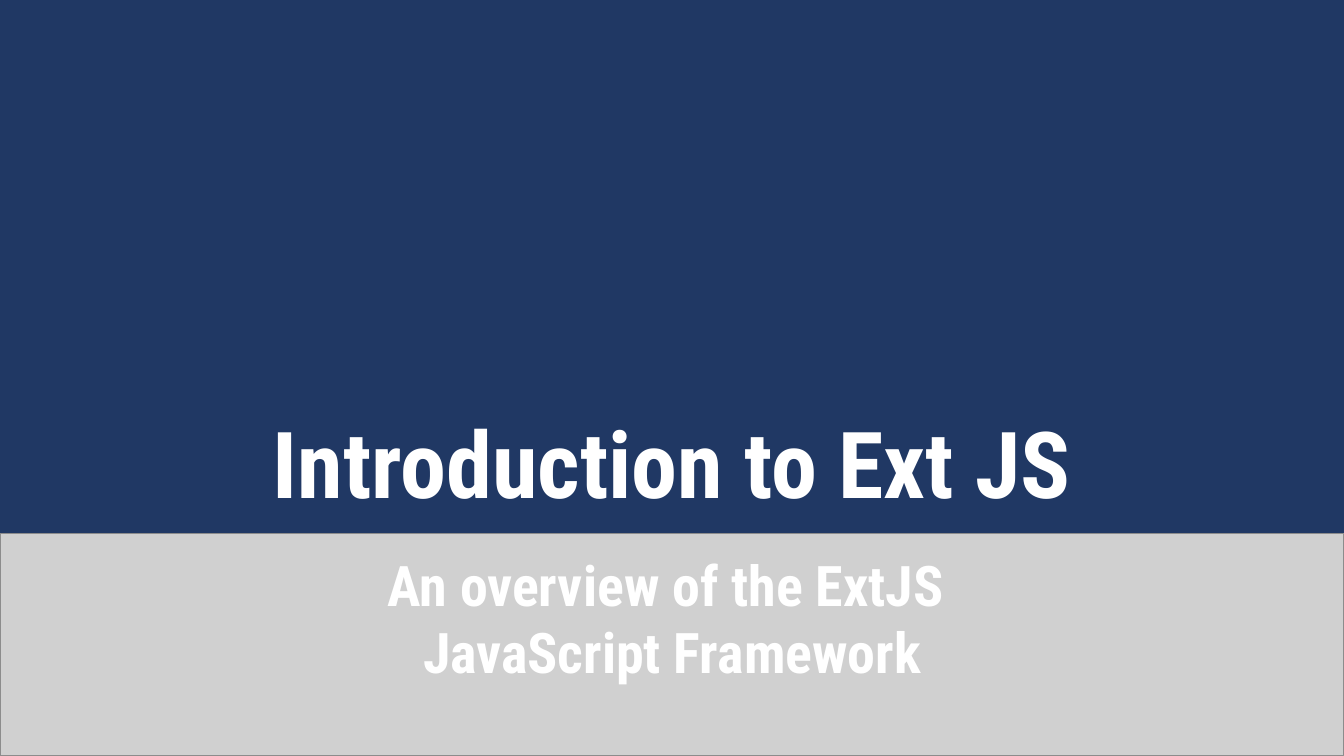
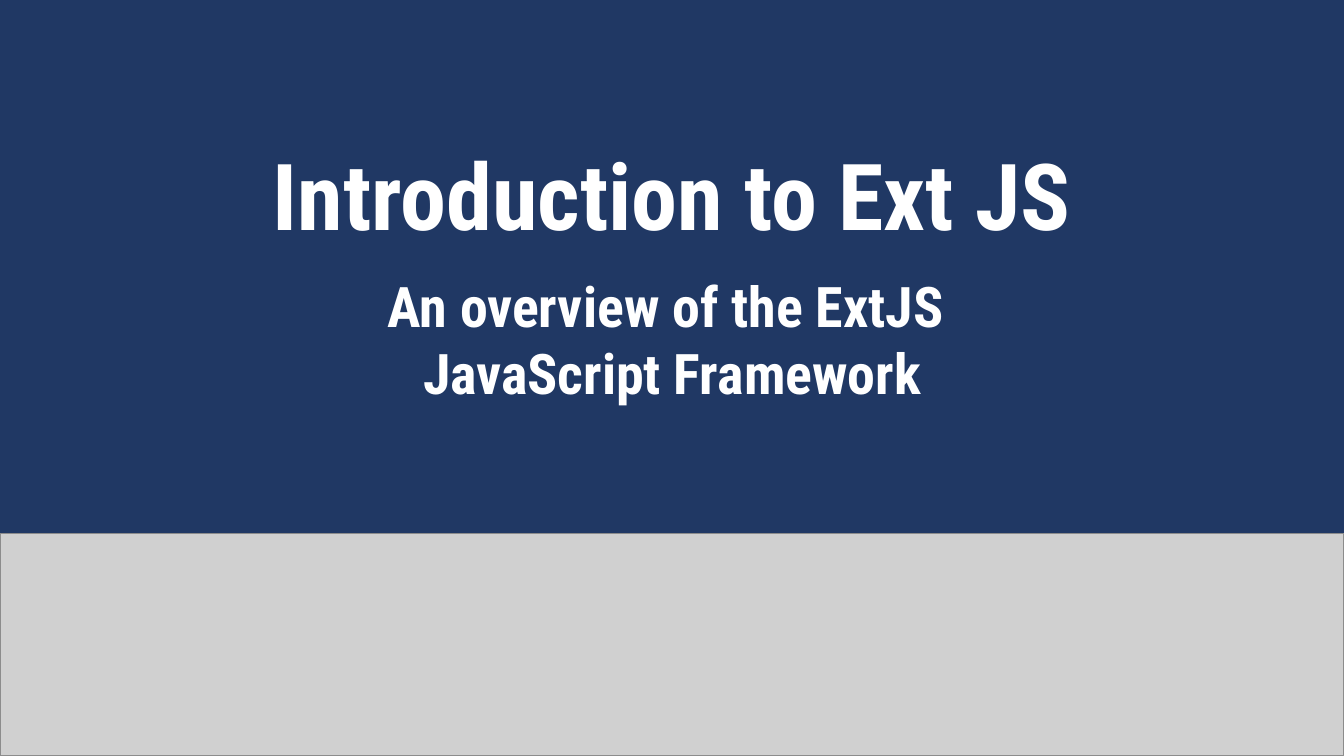
Before and after one commit to cminhho/ExtJS-Presentation, a slide deck: slide 1 of Introduction to Ext JS.pptx. Drawn at 1344x756 pixels with LibreOffice and Linux fonts; fonts in the diff are those of the drawing; grey boxes stand for pictures; background and template pictures are left out. Boxes give left, top, right and bottom in pixels: in the first picture for what was removed or moved away, otherwise in the second. Text is boxed around its words. In the diff, an @@ line names an element or a change of style, - is before the commit and + after.

```diff
--- a/Introduction to Ext JS.pptx
+++ b/Introduction to Ext JS.pptx
@@ text "Introduction to Ext JS" moved from (x1=273, y1=428, x2=1070, y2=499) to (x1=273, y1=160, x2=1070, y2=231) @@
@@ text "An overview of the ExtJS" moved from (x1=388, y1=564, x2=944, y2=684) to (x1=388, y1=284, x2=944, y2=406) @@
```
Also in this commit, not shown: 4 other slides changed, 3 slides removed.
